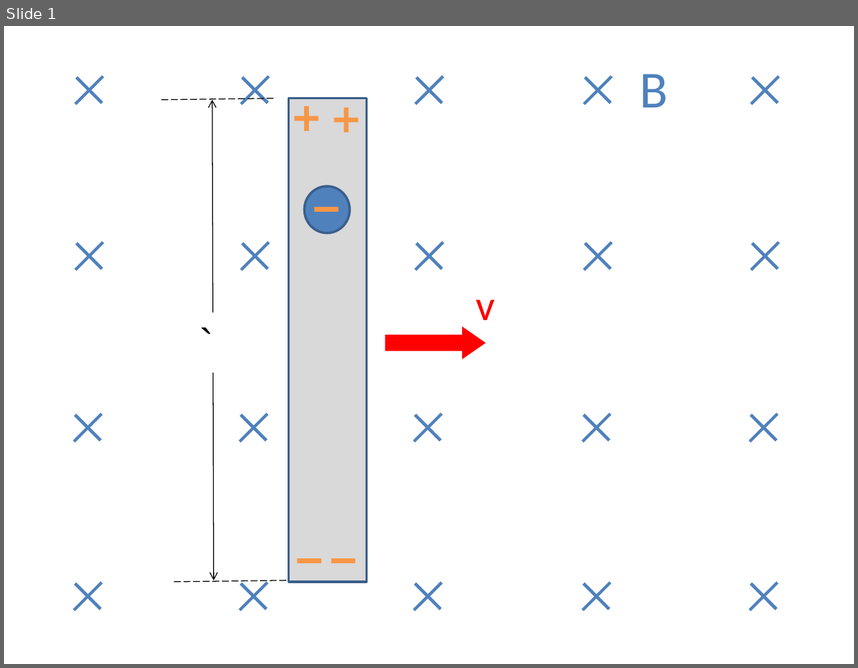
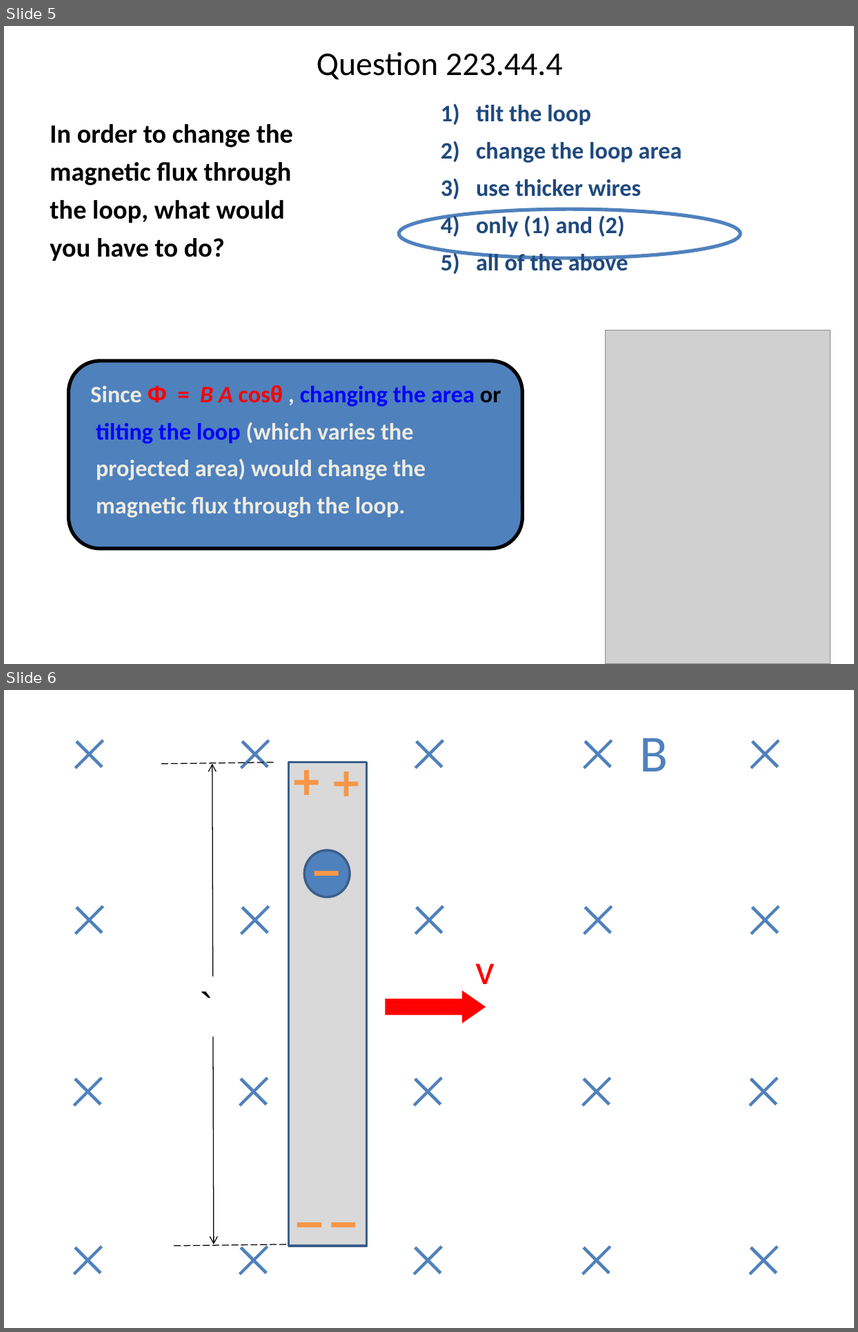
Before and after one commit to rtlines/PH223-Engineering-Physics, a slide deck: Slides/PH223_Lecture_43.pptx. Shown one above the other, each under a label of ours: slide 1 before the commit, slides 5 and 6 after it. The pictures are 858x668 and 858x1332 pixels, drawn with LibreOffice and Linux fonts; fonts in the diff are those of the drawing; grey boxes stand for pictures. Boxes give left, top, right and bottom in pixels: in the first picture for what was removed or moved away, otherwise in the second. Text is boxed around its words. In the diff, an @@ line names an element or a change of style, - is before the commit and + after.

```diff
--- a/Slides/PH223_Lecture_43.pptx
+++ b/Slides/PH223_Lecture_43.pptx
@@ slide 5 added at (x1=4, y1=26, x2=854, y2=664), background #FFFFFF @@
@@ title added at (x1=317, y1=52, x2=563, y2=80), 28 pt, text #000000 @@
+Question 223.44.4
@@ text added at (x1=441, y1=104, x2=682, y2=274), 20 pt, text #1F497D, bold @@
+1) tilt the loop
+2) change the loop area
+3) use thicker wires
+4) only (1) and (2)
+5) all of the above
@@ text added at (x1=50, y1=124, x2=293, y2=261), 22.4 pt, text #000000, bold @@
+In order to change the magnetic flux through the loop, what would you have to do?
@@ ellipse added at (x1=399, y1=209, x2=741, y2=258), outline #4F81BD 3 pt @@
@@ picture added at (x1=606, y1=330, x2=831, y2=664) @@
@@ rounded rectangle added at (x1=69, y1=361, x2=523, y2=549), fill #4F81BD, outline #000000 3 pt @@
@@ text added at (x1=90, y1=385, x2=501, y2=517), 20 pt, text #EEECE1, bold @@
+Since Φ = B A cosθ , changing the area or tilting the loop (which varies the projected area) would change the magnetic flux through the loop.
@@ what was slide 1 is now slide 6 @@
```
Also in this commit, not shown: 39 other slides added, 11 other files.
